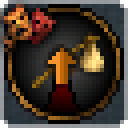
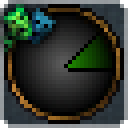
The second (128, 128) image is a revision of the first. Changes to its layers:
showed "culture_integrated.png" over left=0, top=4, right=60, bottom=60
hid "culture_non_accepted.png" over left=0, top=4, right=60, bottom=60
hid "Expel" over left=40, top=44, right=80, bottom=92
hid "Expel #1" over left=32, top=28, right=112, bottom=92
added layer "secondary2 g" above "secondary2 y" over left=0, top=4, right=112, bottom=116
hid "secondary r" over left=0, top=4, right=112, bottom=116
